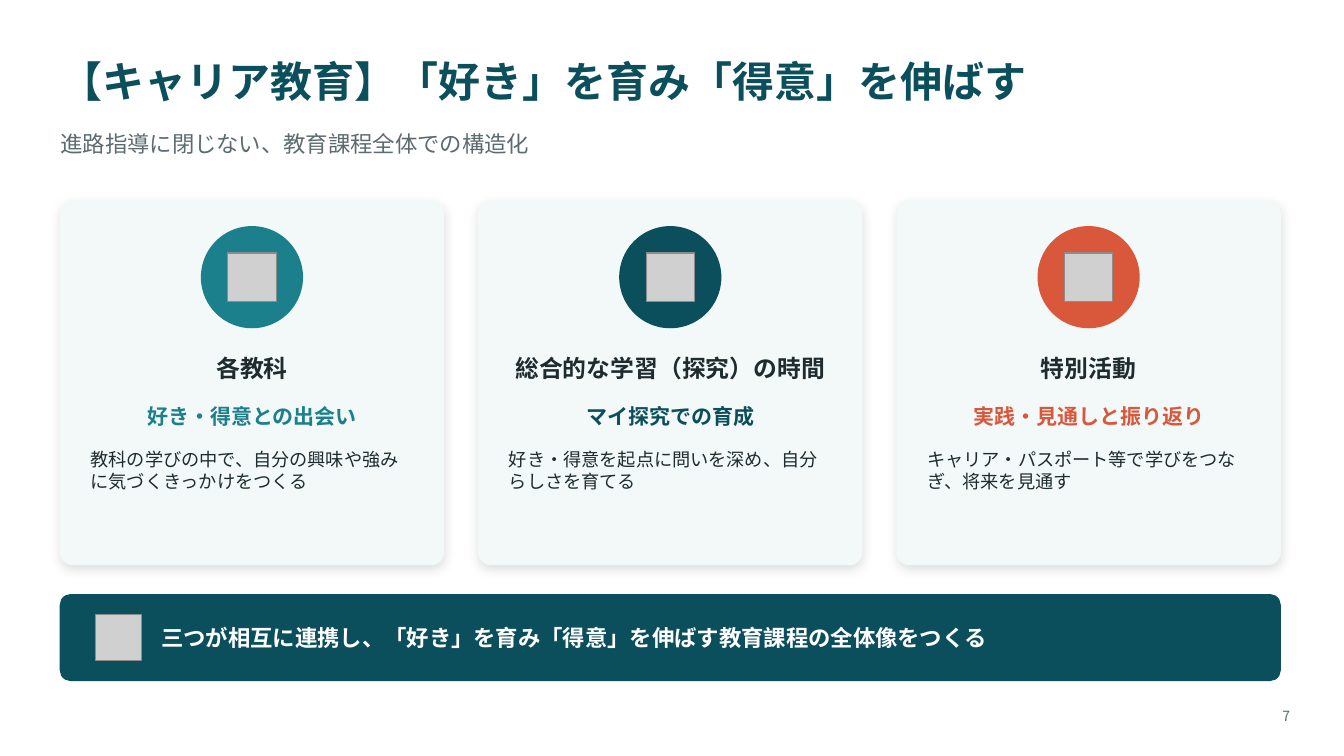
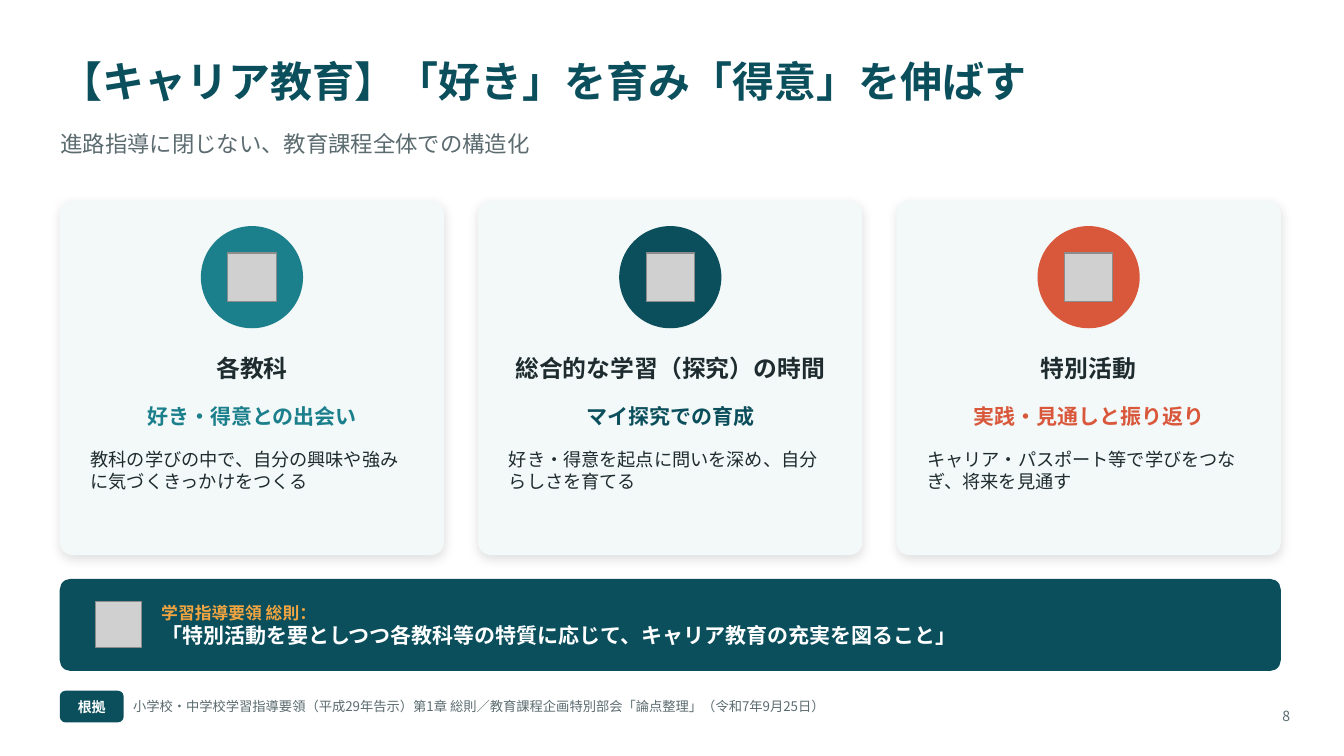
Before and after one commit to contynet730-star/con30, a slide deck: slide 8 of future_education_10years.pptx (slide 7 before the commit). Drawn at 1344x756 pixels with LibreOffice and Linux fonts; fonts in the diff are those of the drawing; grey boxes stand for pictures. Boxes give left, top, right and bottom in pixels: in the first picture for what was removed or moved away, otherwise in the second. Text is boxed around its words. In the diff, an @@ line names an element or a change of style, - is before the commit and + after.

```diff
--- a/future_education_10years.pptx
+++ b/future_education_10years.pptx
@@ rounded rectangle: place and size @@
-rounded rectangle at bbox=[60, 202, 444, 565]
+rounded rectangle at bbox=[60, 202, 444, 555]
@@ rounded rectangle: place and size @@
-rounded rectangle at bbox=[479, 202, 862, 565]
+rounded rectangle at bbox=[479, 202, 862, 555]
@@ rounded rectangle: place and size @@
-rounded rectangle at bbox=[897, 202, 1280, 565]
+rounded rectangle at bbox=[897, 202, 1280, 555]
@@ proportions changed in 4 elements at bbox=[60, 202, 444, 555], bbox=[479, 202, 862, 555], bbox=[897, 202, 1280, 555], bbox=[60, 580, 1280, 670] @@
@@ rounded rectangle: place and size @@
-rounded rectangle at bbox=[60, 595, 1280, 681]
+rounded rectangle at bbox=[60, 580, 1280, 670]
@@ picture: place and size @@
-picture at bbox=[96, 615, 141, 660]
+picture at bbox=[96, 602, 141, 647]
@@ text at bbox=[161, 605, 957, 645]: text changed; size 16 to 15 pt @@
-三つが相互に連携し、「好き」を育み「得意」を伸ばす教育課程の全体像をつくる
+学習指導要領 総則：
+「特別活動を要としつつ各教科等の特質に応じて、キャリア教育の充実を図ること」
@@ rounded rectangle added at bbox=[60, 692, 123, 722], fill #0B4F5C, outline #0B4F5C 1 pt @@
@@ text added at bbox=[78, 698, 106, 716], 10 pt, text #FFFFFF, bold @@
+根拠
@@ text added at bbox=[133, 699, 825, 712], 9.5 pt, text #5B6B70 @@
+小学校・中学校学習指導要領（平成29年告示）第1章 総則／教育課程企画特別部会「論点整理」（令和7年9月25日）
@@ text at bbox=[1282, 710, 1290, 721]: text changed @@
-7
+8
```
Also in this commit, not shown: 5 other slides changed, 2 slides added, 1 other file.
